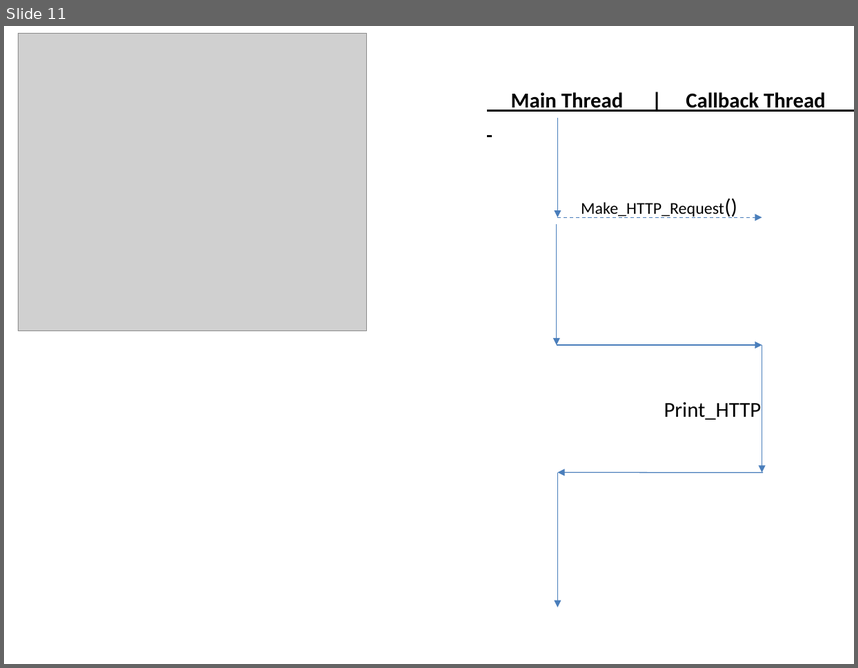
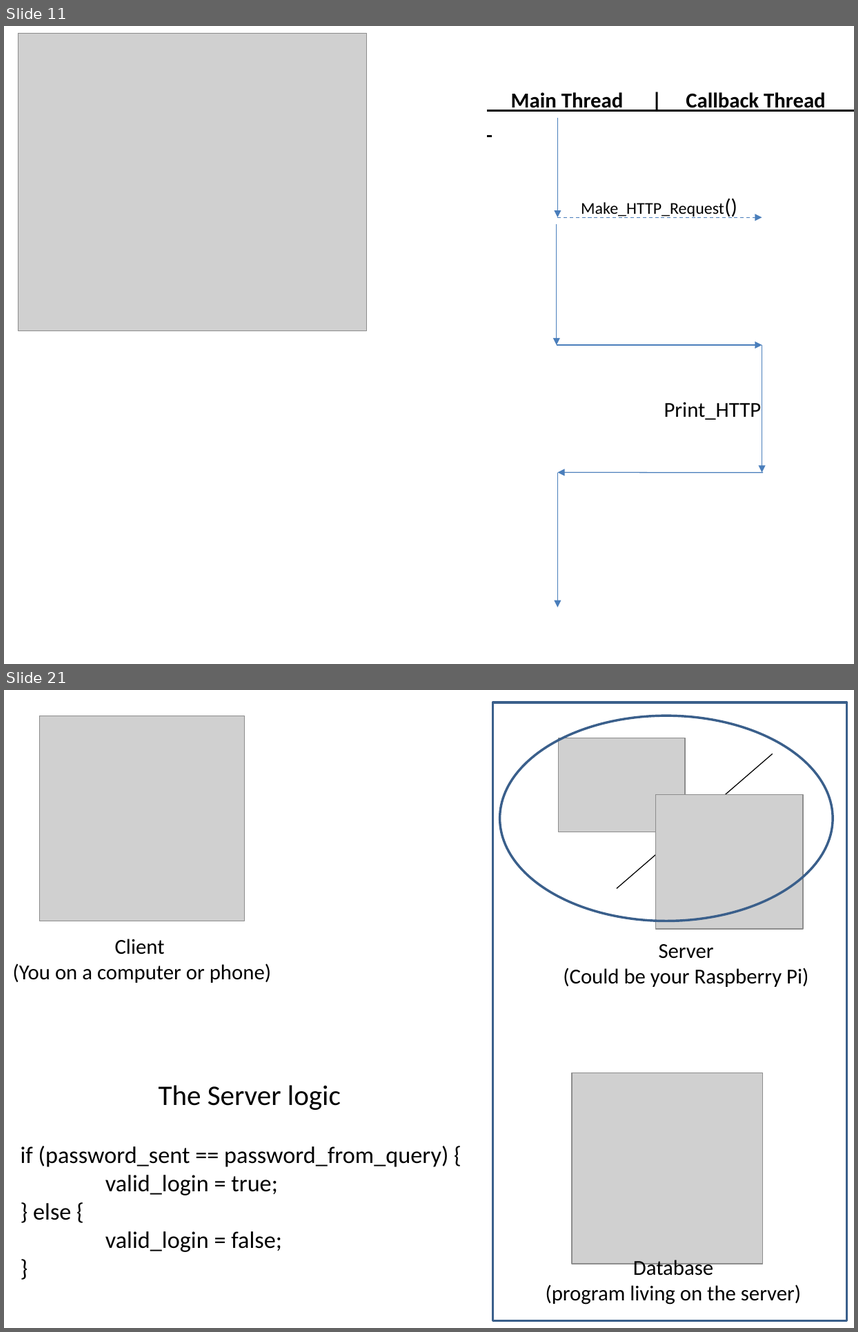
Before and after one commit to uwmadisonieee/Tutorials, a slide deck: Servers/Servers and Databases.pptx. Shown one above the other, each under a label of ours: slide 11 before the commit, slides 11 and 21 after it; the slides between them are not shown. The pictures are 858x668 and 858x1332 pixels, drawn with LibreOffice and Linux fonts; fonts in the diff are those of the drawing; grey boxes stand for pictures. Boxes give left, top, right and bottom in pixels: in the first picture for what was removed or moved away, otherwise in the second. Text is boxed around its words. In the diff, an @@ line names an element or a change of style, - is before the commit and + after.

Commit message:
updated Servers presentation

```diff
--- a/Servers/Servers and Databases.pptx
+++ b/Servers/Servers and Databases.pptx
@@ slide 21 added at [4, 690, 854, 1328], background #FFFFFF @@
@@ rectangle added at [493, 702, 847, 1321], outline #3A5F8C 2 pt @@
@@ picture added at [40, 716, 245, 920] @@
@@ ellipse added at [499, 716, 833, 920], outline #3A5F8C 2 pt @@
@@ picture added at [558, 738, 685, 831] @@
@@ line added from (617, 888) to (773, 753), #000000 0.75 pt @@
@@ picture added at [656, 795, 803, 929] @@
@@ text added at [13, 938, 271, 983], 18 pt, text #000000 @@
+Client
+(You on a computer or phone)
@@ text added at [563, 944, 809, 987], 18 pt, text #000000 @@
+Server
+(Could be your Raspberry Pi)
@@ picture added at [572, 1072, 763, 1264] @@
@@ text added at [21, 1085, 448, 1252], 20 pt, text #000000 @@
+The Server logic
+if (password_sent == password_from_query) {
+valid_login = true;
+} else {
+valid_login = false;
+}
@@ text added at [546, 1259, 801, 1304], 18 pt, text #000000 @@
+Database
+(program living on the server)
```
Also in this commit, not shown: 3 slides changed, 36 other slides added, 1 other file.
